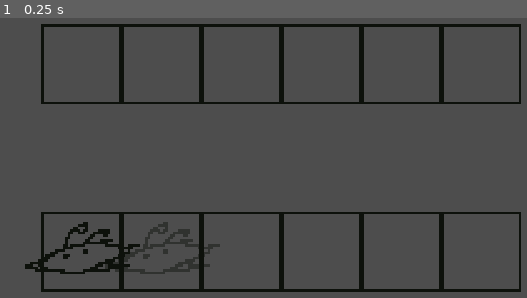
Above: before the commit, frame 1.
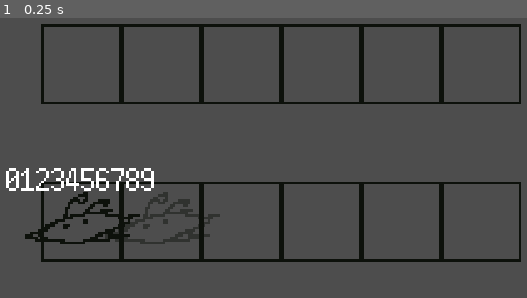
Above: after the commit, the same moment.

Repository: JeppeLindberg/ogam_40
Game: Godot game, scene res://scenes/main.tscn
Same seed, same stepped clock (60 frames per second), same inputs: the game is played once before the commit and once after it.
Inputs:
- Up to frame 1 (0.25 s): no input

The runs differ from the first frame. In frame 1, 7.8% of the frame differs, in the area x 1-99%, y 53-98%.

Commit message:
progress

Diff:
--- a/scenes/main.tscn
+++ b/scenes/main.tscn
@@ -7,6 +7,8 @@
 [ext_resource type="PackedScene" uid="uid://bapruocpssecv" path="res://prefabs/creatures/skip.tscn" id="5_km1o0"]
 [ext_resource type="Script" path="res://scripts/player.gd" id="6_luhct"]
 [ext_resource type="Script" path="res://scripts/battlefield.gd" id="6_y4d78"]
+[ext_resource type="Script" path="res://scripts/creature_state.gd" id="8_3h87k"]
+[ext_resource type="FontFile" uid="uid://cgfeefyujdg8o" path="res://fonts/ark-pixel-12px-proportional-latin.otf" id="9_nhh2d"]
 
 [node name="main" type="Node"]
 script = ExtResource("1_7bbcl")
@@ -16,7 +18,7 @@
 [node name="tiles" type="Node2D" parent="battle"]
 
 [node name="hand_tiles" type="Node2D" parent="battle/tiles"]
-position = Vector2(320, 310)
+position = Vector2(320, 286)
 
 [node name="hand_tile1" parent="battle/tiles/hand_tiles" instance=ExtResource("1_18bvh")]
 position = Vector2(-160, 0)
@@ -56,18 +58,40 @@
 [node name="battlefield_tile6" parent="battle/tiles/battlefield_tiles" instance=ExtResource("3_wq14h")]
 position = Vector2(160, 0)
 
-[node name="hand" type="Node2D" parent="battle"]
+[node name="creatures" type="Node2D" parent="battle"]
+
+[node name="hand" type="Node2D" parent="battle/creatures"]
 script = ExtResource("2_ib8ny")
 
-[node name="creature" parent="battle/hand" instance=ExtResource("5_km1o0")]
+[node name="creature" parent="battle/creatures/hand" instance=ExtResource("5_km1o0")]
 position = Vector2(160, 320)
 
-[node name="creature2" parent="battle/hand" instance=ExtResource("5_km1o0")]
+[node name="creature2" parent="battle/creatures/hand" instance=ExtResource("5_km1o0")]
 modulate = Color(1, 1, 1, 0.447059)
 position = Vector2(219, 285)
 
-[node name="battlefield" type="Node2D" parent="battle"]
+[node name="battlefield" type="Node2D" parent="battle/creatures"]
 script = ExtResource("6_y4d78")
 
 [node name="player" type="Node2D" parent="battle"]
 script = ExtResource("6_luhct")
+
+[node name="creature_state" type="Node2D" parent="battle"]
+script = ExtResource("8_3h87k")
+
+[node name="stats" type="Node2D" parent="battle/creature_state"]
+position = Vector2(160, 286)
+
+[node name="center" type="CenterContainer" parent="battle/creature_state/stats"]
+offset_top = -35.0
+offset_right = 40.0
+offset_bottom = 5.0
+use_top_left = true
+
+[node name="text" type="Label" parent="battle/creature_state/stats/center"]
+layout_mode = 2
+size_flags_horizontal = 4
+theme_override_fonts/font = ExtResource("9_nhh2d")
+theme_override_font_sizes/font_size = 24
+text = "0123456789"
+horizontal_alignment = 1
--- a/scripts/battlefield.gd
+++ b/scripts/battlefield.gd
@@ -2,6 +2,26 @@
 
 
 @onready var battlefield_tiles = get_node('/root/main/battle/tiles/battlefield_tiles')
+
+
+var initalized = false
+
+func _process(_delta: float) -> void:
+	if not initalized:
+		var possible_positions = []
+
+		for child in battlefield_tiles.get_children():
+			possible_positions.append(child.global_position)
+
+		possible_positions.sort_custom(_x_ascending)
+
+		for i in range(len(possible_positions)):
+			for child in battlefield_tiles.get_children():
+				if child.global_position == possible_positions[i]:
+					child.index = i
+					break
+
+		initalized = true
 
 func add_creature(new_creature):
 	var possible_positions = []
@@ -64,3 +84,6 @@
 
 func _pos_x_ascending(a, b):
 	return a.global_position.x < b.global_position.x
+
+func _x_ascending(a, b):
+	return a.x < b.x
--- a/scripts/battlefield_tile.gd
+++ b/scripts/battlefield_tile.gd
@@ -1,6 +1,7 @@
 extends StaticBody2D
 
 var current_creature: Node2D
+var index: int
 
 
 func _ready() -> void:
@@ -8,7 +9,15 @@
 	add_to_group('battlefield_tile')
 
 func set_creature(new_creature):
+	if current_creature != null:
+		current_creature.state = ''
+		current_creature.index = -1
 	current_creature = new_creature
+	new_creature.state = 'battlefield'
+	new_creature.index = index
 
 func unset_creature():
+	if current_creature != null:
+		current_creature.state = ''
+		current_creature.index = -1
 	current_creature = null
--- a/scripts/creature.gd
+++ b/scripts/creature.gd
@@ -1,12 +1,14 @@
 extends Node2D
 
 
-@onready var hand: Node2D = get_node('/root/main/battle/hand')
-@onready var battlefield: Node2D = get_node('/root/main/battle/battlefield')
+@onready var hand: Node2D = get_node('/root/main/battle/creatures/hand')
+@onready var battlefield: Node2D = get_node('/root/main/battle/creatures/battlefield')
 @onready var main: Node = get_node('/root/main')
 @onready var battle: Node2D = get_node('/root/main/battle')
 
 var target_position
+var state = ''
+var index = -1
 
 
 func _ready() -> void:
--- /dev/null
+++ b/scripts/creature_state.gd
@@ -0,0 +1,11 @@
+extends Node2D
+
+
+# Called when the node enters the scene tree for the first time.
+func _ready() -> void:
+	pass # Replace with function body.
+
+
+# Called every frame. 'delta' is the elapsed time since the previous frame.
+func _process(delta: float) -> void:
+	pass
--- a/scripts/hand_tile.gd
+++ b/scripts/hand_tile.gd
@@ -8,7 +8,15 @@
 	add_to_group('hand_tile')
 
 func set_creature(new_creature):
+	if current_creature != null:
+		current_creature.state = ''
+		current_creature.index = -1
 	current_creature = new_creature
+	new_creature.state = 'hand'
+	new_creature.index = -1
 
 func unset_creature():
+	if current_creature != null:
+		current_creature.state = ''
+		current_creature.index = -1
 	current_creature = null
Binary file added: fonts/ark-pixel-12px-proportional-latin.otf
Not shown, added: fonts/ark-pixel-12px-proportional-latin.otf.import
Not shown: 1 places in scenes/main.tscn that only renumber resources
